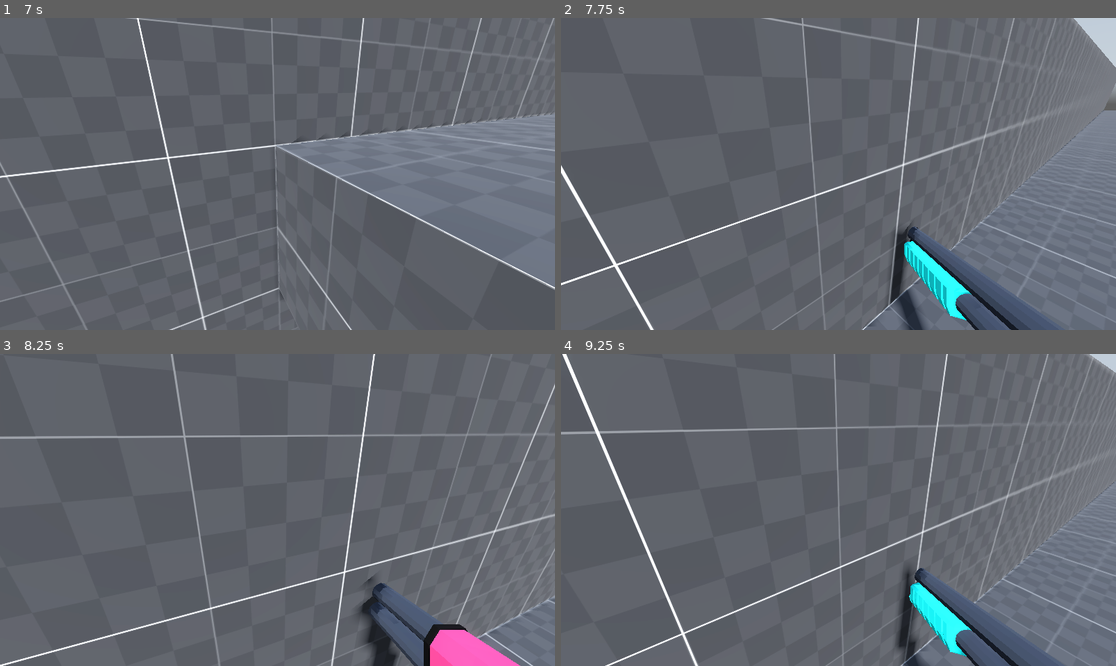
Above: before the commit, frames 1-4 (two rows, left to right).
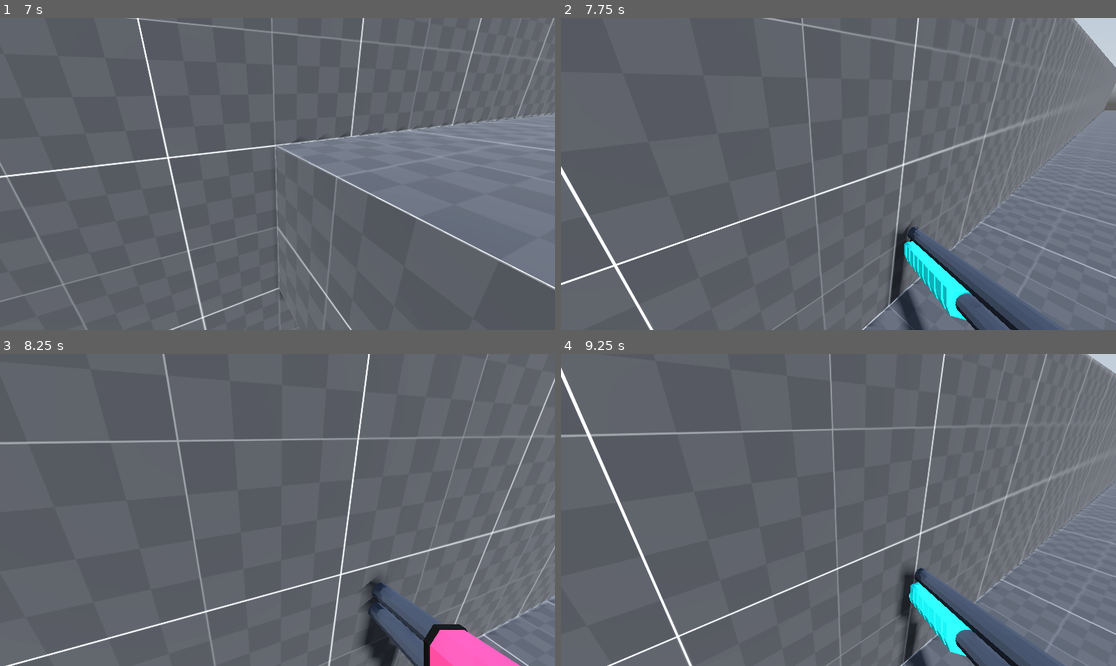
Above: after the commit, the same moments.

Repository: devmanso/fps
Game: Godot game, scene res://main.tscn
Same seed, same stepped clock (60 frames per second), same inputs: the game is played once before the commit and once after it. A sky picture missing from this copy of the repository is replaced by a grey-blue gradient.
Inputs (mouse positions are in pixels of both pictures, inside the frame that each line leads up to):
- Up to frame 1 (7 s): click "Start" at 0.5 s; tap Enter at 1.25 s; move the mouse to (305, 174) at 1.27 s; press the mouse at (305, 174) at 1.28 s; hold W (up) 1.28-6.53 s; tap Space (jump) at 1.52, 2.27, 3.77, 4.52, 5.27, 6.77 s; move the mouse to (249, 174) at 2.02 s; release the mouse at (249, 174) at 2.03 s; tap Alt (crouch) at 2.1, 6.6 s; click (249, 174) at 2.3 s; move the mouse to (288, 167) at 2.77 s; hold Tab (free_look) 2.78-3.53 s; click (288, 167) at 3.05 s; move the mouse to (271, 180) at 3.52 s; click (271, 180) at 3.6 s; move the mouse to (316, 177) at 4.27 s; hold Shift (sprint) 4.28-5.03 s; click (316, 177) at 4.55 s; move the mouse to (233, 170) at 5.02 s; tap Backspace at 5.1 s; click (233, 170) at 5.3 s; move the mouse to (283, 174) at 5.77 s; press the mouse at (283, 174) at 5.78 s; move the mouse to (255, 167) at 6.52 s; release the mouse at (255, 167) at 6.53 s; hold D (right) from 6.53 s (still down); click (255, 167) at 6.8 s
- Up to frame 2 (7.75 s): move the mouse to (866, 174) at 7.27 s; release D (right) at 7.28 s; hold W (up) from 7.28 s (still down); hold Tab (free_look) from 7.28 s (still down); tap Space (jump) at 7.52 s; click (866, 174) at 7.55 s
- Up to frame 3 (8.25 s): keep holding W (up); move the mouse to (249, 510) at 8.02 s; release Tab (free_look) at 8.03 s; click (249, 510) at 8.1 s
- Up to frame 4 (9.25 s): keep holding W (up); tap Space (jump) at 8.27 s; move the mouse to (849, 503) at 8.77 s; hold Shift (sprint) from 8.78 s (still down); click (849, 503) at 9.05 s

Frame 1 is identical in both runs. In frame 2, 0.3% of the frame differs, in the area x 0-100%, y 0-100%; in frame 3, 4.9%; in frame 4, 4.6%.

Commit message:
improved bullet spread

Diff:
--- a/scripts/player.gd
+++ b/scripts/player.gd
@@ -92,8 +92,53 @@
 		b.global_position = $Muzzle.global_position
 		b.global_rotation = camera.global_rotation
 
+		var vertical_offset = randf_range(-1, 1)
+		b.global_position.y += vertical_offset
+
 		var direction = camera.global_transform.basis.z.rotated(Vector3.UP, starting_angle + i * spread_angle).normalized()
 		b.velocity = direction * -bullet_speed
+
+#func shotgun_blast():
+	#var bullet_count = bullets_per_blast
+	#var spread_angle = deg_to_rad(spread_angle_deg)
+	#var starting_angle = -spread_angle * (bullet_count - 1) / 2
+	#var random_spread_factor = 0.08  # Adjust the randomness factor as needed
+	#
+	#for i in range(bullet_count):
+		#var b = bullet.instantiate()
+		#owner.add_child(b)
+		#
+		#b.global_position = $Muzzle.global_position
+		#b.global_rotation = camera.global_rotation
+		#
+		#var horizontal_offset = randf_range(-1.0, 1.0) * random_spread_factor
+		#var vertical_offset = randf_range(-1.0, 1.0) * random_spread_factor
+		#
+		#var direction = camera.global_transform.basis.z.rotated(Vector3.UP, starting_angle + i * spread_angle).normalized()
+		#direction.x += horizontal_offset
+		#direction.y += vertical_offset
+		#direction = direction.normalized()
+		#
+		#b.velocity = direction * -bullet_speed
+
+#func shotgun_blast():
+	#var bullet_count = bullets_per_blast
+	#var spread_angle = deg_to_rad(spread_angle_deg)
+	#var starting_angle = -spread_angle * (bullet_count - 1) / 2
+	#var vertical_spread_factor = 0.5  # Adjust the vertical spread factor as needed
+	#
+	#for i in range(bullet_count):
+		#var b = bullet.instantiate()
+		#owner.add_child(b)
+		#
+		#b.global_position = $Muzzle.global_position
+		#b.global_rotation = camera.global_rotation
+		#
+		#var direction = camera.global_transform.basis.z.rotated(Vector3.UP, starting_angle + i * spread_angle).normalized()
+		#b.velocity = direction * -bullet_speed
+		#
+		#var vertical_offset = randf_range(-1.0, 1.0) * vertical_spread_factor
+		#b.global_position.y += vertical_offset
 
 
 func slam():
